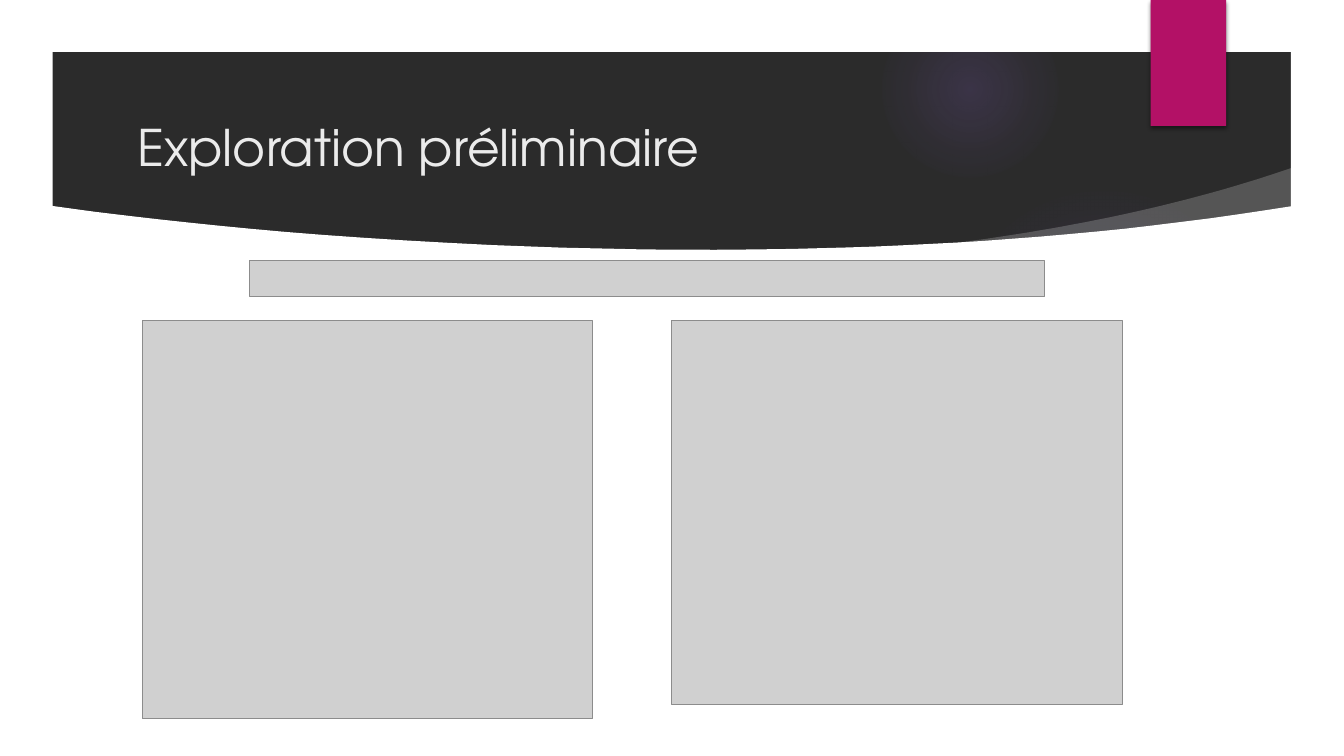
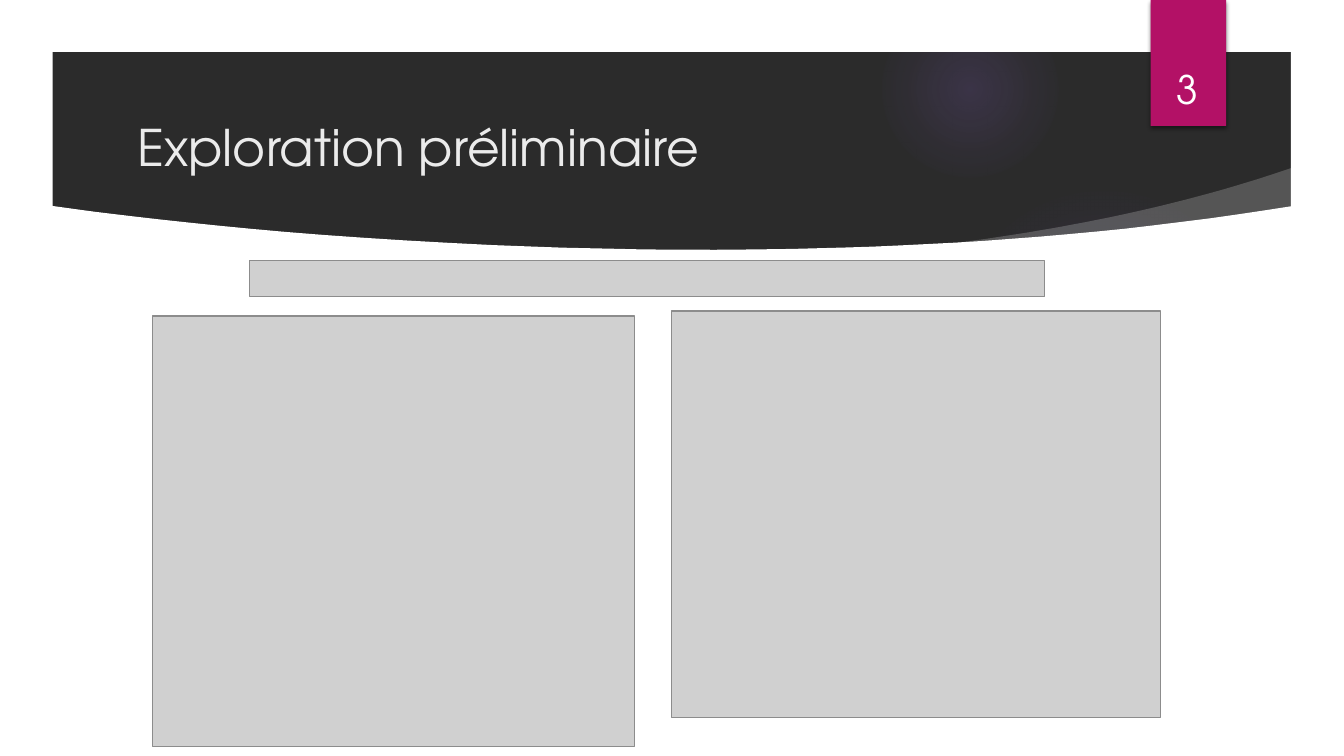
Before and after one commit to ThibaultDieudonne/OpenFoodFacts-Data-Exploration, a slide deck: slide 3 of P3_01_presentation.pptx. Drawn at 1344x756 pixels with LibreOffice and Linux fonts; fonts in the diff are those of the drawing; grey boxes stand for pictures; background and template pictures are left out; a plain dark background stands for a picture behind light text. Boxes give left, top, right and bottom in pixels: in the first picture for what was removed or moved away, otherwise in the second. Text is boxed around its words. In the diff, an @@ line names an element or a change of style, - is before the commit and + after.

```diff
--- a/P3_01_presentation.pptx
+++ b/P3_01_presentation.pptx
@@ page number added at (x1=1177, y1=74, x2=1199, y2=105), 28 pt, text #FFFFFF @@
+3
@@ picture resized from (x1=142, y1=321, x2=593, y2=719) to (x1=153, y1=317, x2=635, y2=747) @@
@@ picture resized from (x1=673, y1=321, x2=1123, y2=705) to (x1=673, y1=312, x2=1162, y2=718) @@
```
Also in this commit, not shown: 16 other slides changed, 5 other files.
